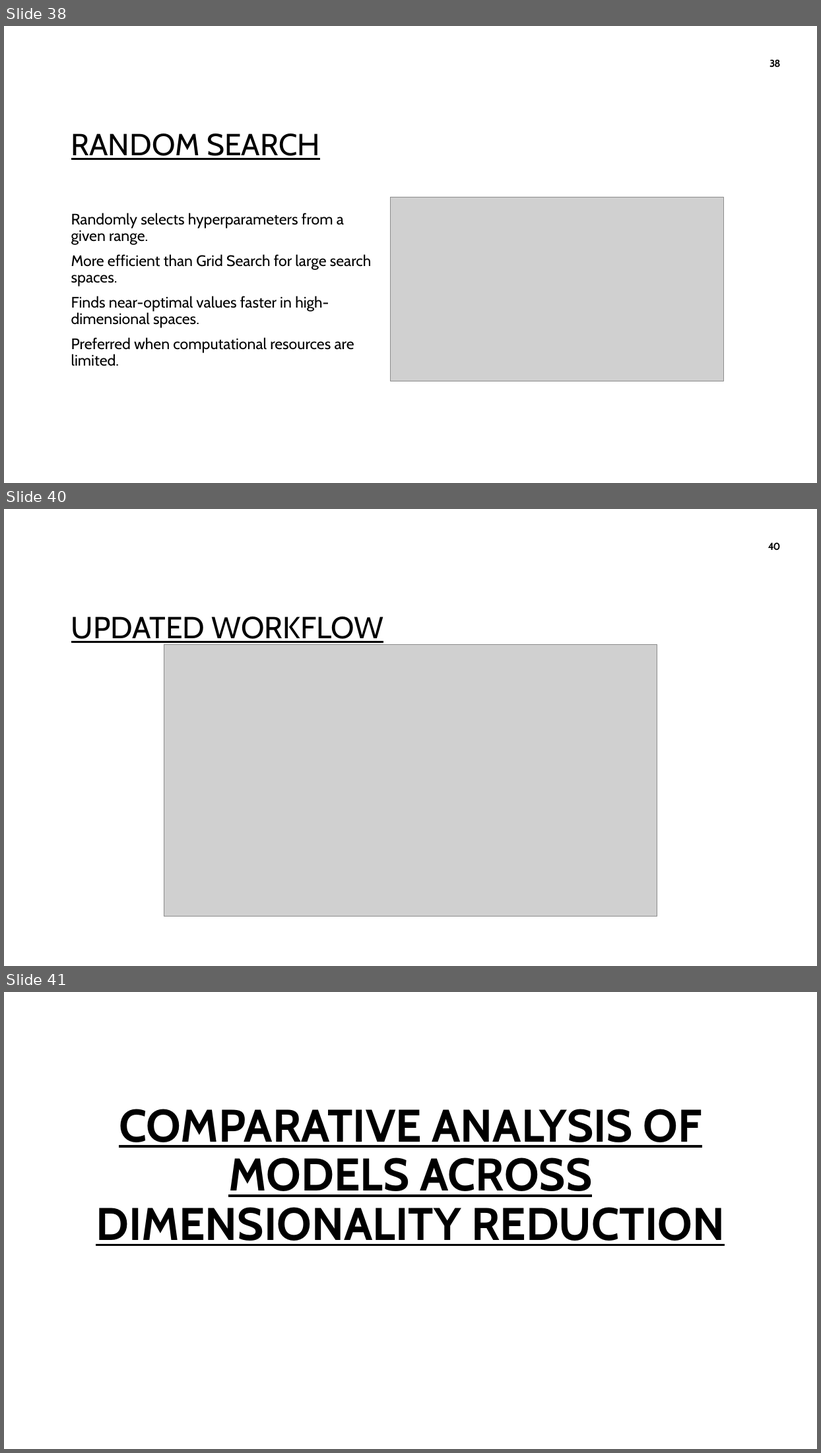
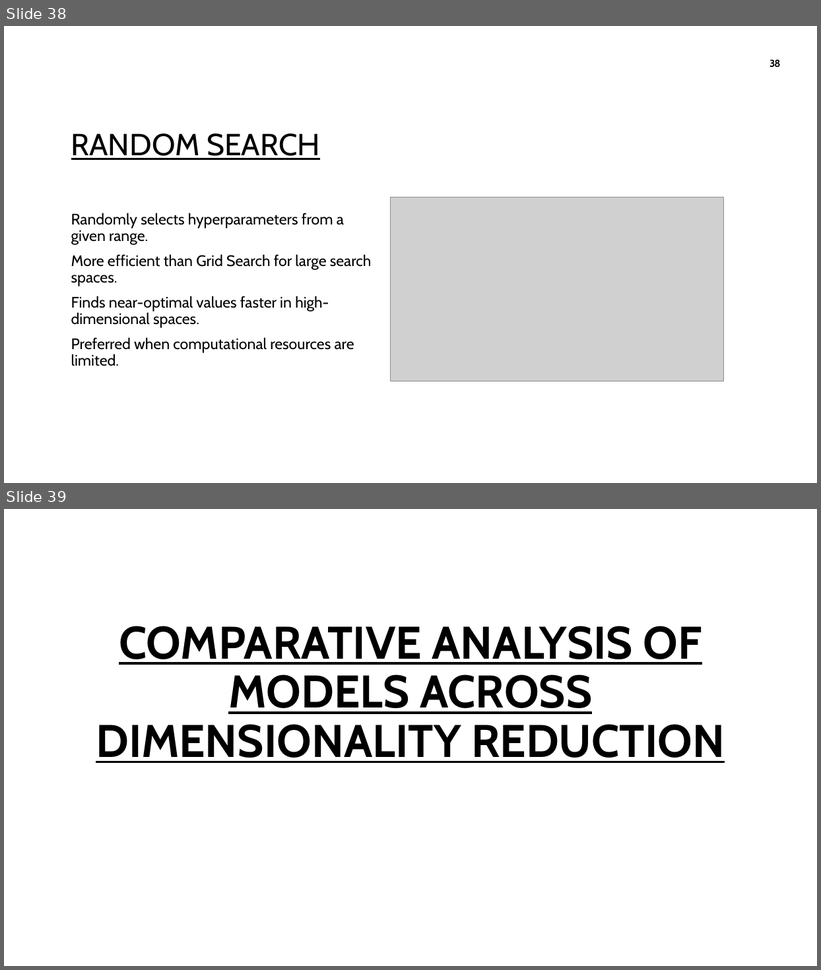
Before and after one commit to Karthikeyanswami/Hallucination-Detection-in-LLMs, a slide deck: MINI_PROJECT/HALLUCINATION DETECTION IN LLMs.pptx. Shown one above the other, each under a label of ours: slides 38, 40 and 41 before the commit, slides 38 and 39 after it; the slides between them are not shown. The pictures are 821x1453 and 821x970 pixels, drawn with LibreOffice and Linux fonts; fonts in the diff are those of the drawing; grey boxes stand for pictures; background and template pictures are left out. Boxes give left, top, right and bottom in pixels: in the first picture for what was removed or moved away, otherwise in the second. Text is boxed around its words. In the diff, an @@ line names an element or a change of style, - is before the commit and + after.

```diff
--- a/MINI_PROJECT/HALLUCINATION DETECTION IN LLMs.pptx
+++ b/MINI_PROJECT/HALLUCINATION DETECTION IN LLMs.pptx
@@ slide 40 removed at box(4, 509, 817, 966), background picture (left out) @@
@@ page number removed at box(768, 543, 781, 550) @@
-40
@@ title removed at box(71, 617, 384, 646) @@
-UPDATED WORKFLOW
@@ picture removed at box(164, 644, 657, 917) @@
@@ what was slide 41 is now slide 39 @@
```
Also in this commit, not shown: 5 slides changed, 9 other slides removed.
